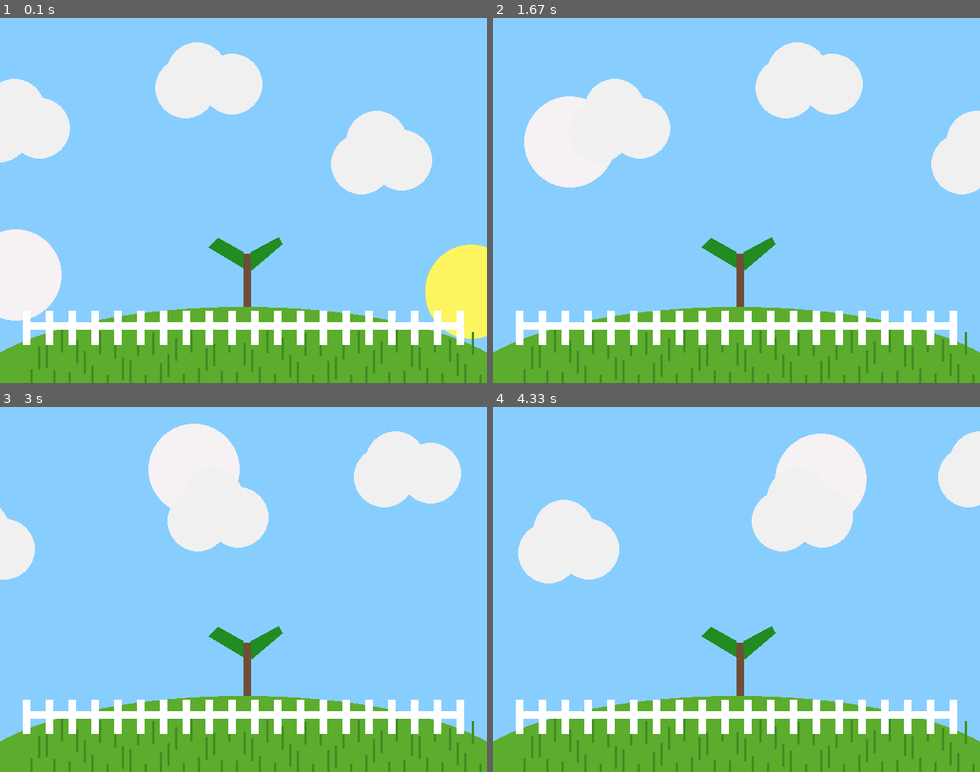
Above: before the commit, frames 1-4 (two rows, left to right).
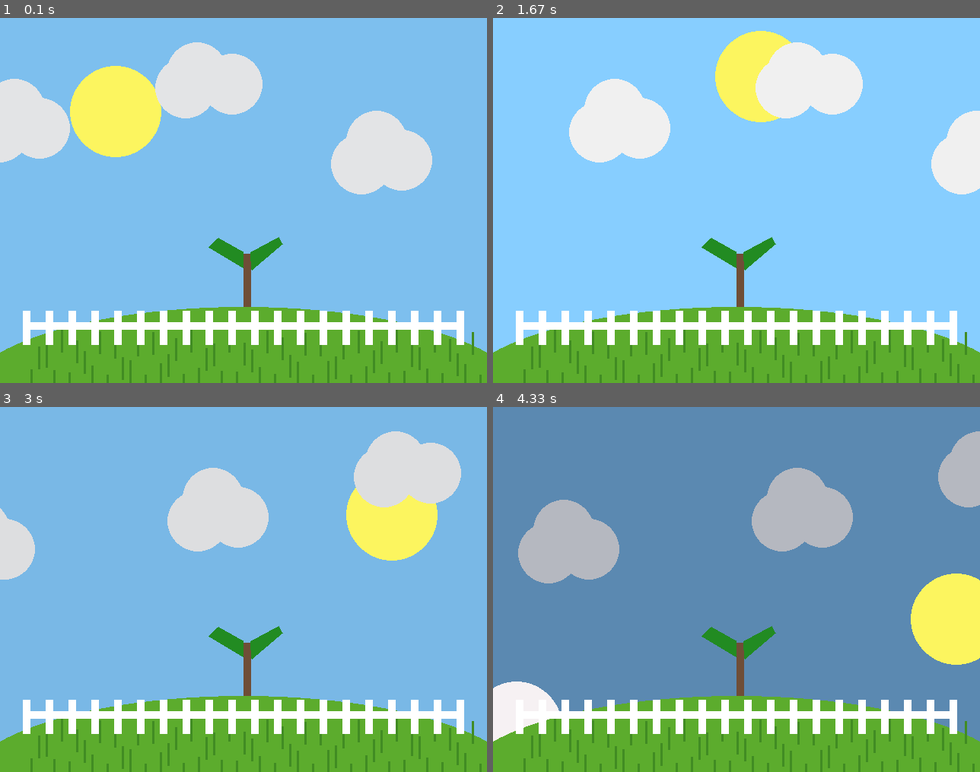
Above: after the commit, the same moments.

Repository: strcodingax/ics-classwork
Game: pygame game, started from Pygame/landscape.py
Same seed, same stepped clock (60 frames per second), same inputs: the game is played once before the commit and once after it.
Inputs:
- Up to frame 1 (0.1 s): no input
- Up to frame 2 (1.67 s): no input
- Up to frame 3 (3 s): no input
- Up to frame 4 (4.33 s): no input

The runs differ from the first frame. In frame 1, 8.7% of the frame differs, in the area x 0-100%, y 13-88%; in frame 2, 4.7%; in frame 3, 73%; in frame 4, 81%, in the area x 0-100%, y 0-92%.

Commit message:
Added gradient background and finished up the moon, also tested out more stuff

Diff:
--- a/Pygame/landscape.py
+++ b/Pygame/landscape.py
@@ -12,6 +12,14 @@
 
 screen = pygame.display.set_mode(SIZE)
 clock = pygame.time.Clock()
+# ---------------------------
+
+# Functions
+
+# Used to find gradient colors by finding the difference of the start and end RGB (one of them) values and dividing them by the number of steps
+# to get the number needed to increment each step and then multiply by the current step for when it's not the first step.
+def gradient_calc(start:int ,end:int, step_number:int, current_step:int):
+    return round(((start - end) / step_number) * current_step)
 
 # ---------------------------
 # Initialize global variables
@@ -27,13 +35,18 @@
 
 sun_x = 0
 sun_y = 0
-sun_angle = 0
-
+sun_angle = 180
 moon_x = 0
 moon_y = 0
 moon_angle = 0
 
 frames_passed = 0
+
+day_sky_color = (135, 206, 255)
+day_cloud_color = (240, 240 , 240)
+
+night_sky_color = (15 , 20 , 45)
+night_cloud_color = ( 80 , 90 , 110)
 
 sapling_leaf_left = [(319 , 307) , (319 , 328) , (274, 301) , (287,289)]
 sapling_leaf_right = [(331, 331) , (371,297) , (366,288) , (329,308)]
@@ -68,49 +81,61 @@
     if cloud_3_x >= WIDTH + 40:
         cloud_3_x = -102
 
+    # Moving the Sun
+
+    # Increment angle
+    sun_angle += 0.015
+
+    # Convert to radians because sin and cos need radians for some reason
+    sun_radians = math.radians(sun_angle)
+
+    # Finding out the coordinates for the next sun (300 and 275 make sure that the sun goes in a big circle)
+    sun_x = 320 + int(300 * math.cos(sun_angle))
+
+    sun_y = 350 + int(275 * math.sin(sun_angle))
+
+    # Moving the Moon
+
+    # Convert to radians because sin and cos need radians for some reason
+    moon_radians = math.radians(moon_angle)
+
+    # Make angle 180 degrees (pi) from the sun
+    moon_angle = sun_angle + math.pi
+
+    # Finding out the coordinates for the next sun (300 and 275 make sure that the sun goes in a big circle)
+    moon_x = 320 + int(300 * math.cos(moon_angle))
+
+    moon_y = 350 + int(275 * math.sin(moon_angle))
+
+    # We use a sin function for the oscillating effect (going up and down), and then we add one so that the max and min is not -1 and 1, but 0 and 2.
+    # Then, we divide by 2 to make the max 0 and 1. Lastly, we multiply by 100 to make it a range from 0 to 100.
+    gradient_step = int(((math.sin(sun_angle) + 1) / 2) * 100)
+
+    # Subtracts gradient_calc's result from the R,G or B value of the sky or cloud color during the day.
+    sky_r = day_sky_color[0] - gradient_calc(day_sky_color[0] , night_sky_color[0] , 100 , gradient_step)
+    sky_g = day_sky_color[1] - gradient_calc(day_sky_color[1] , night_sky_color[1] , 100 , gradient_step)
+    sky_b = day_sky_color[2] - gradient_calc(day_sky_color[2] , night_sky_color[2] , 100 , gradient_step)
+
+    cloud_r = day_cloud_color[0] - gradient_calc(day_cloud_color[0] , night_cloud_color[0] , 100 , gradient_step)
+    cloud_g = day_cloud_color[1] - gradient_calc(day_cloud_color[1] , night_cloud_color[1] , 100 , gradient_step)
+    cloud_b = day_cloud_color[2] - gradient_calc(day_cloud_color[2] , night_cloud_color[2] , 100 , gradient_step)
+
+    sky_color = (sky_r, sky_g, sky_b)
+    cloud_color = (cloud_r, cloud_g , cloud_b)
+
 
     # DRAWING
-    screen.fill((135, 206, 255))  # always the first drawing command
+    screen.fill((sky_color))  # always the first drawing command
 
     # Drawing the Sun
     sun_color = (252,245,95)
-    pygame.draw.circle(screen ,sun_color , (sun_x ,sun_y), 60)
-
-    # Moving the Sun
-
-    # Increment angle
-    sun_angle += 0.015
-
-    # Convert to radians because sin and cos need radians for some reason
-    sun_radians = math.radians(sun_angle)
-
-    # Finding out the coordinates for the next sun (300 and 275 make sure that the sun goes in a big circle)
-    sun_x = 320 + int(300 * math.cos(sun_angle))
-
-    sun_y = 350 + int(275 * math.sin(sun_angle))
-
-    # Drawing the Sun
-    sun_color = (252,245,95)
-    pygame.draw.circle(screen ,sun_color , (sun_x ,sun_y), 60)
-
-    # Moving the Moon
-
-    # Make angle 180 degrees (pi) from the sun
-    moon_angle = sun_angle + math.pi
-
-    # Convert to radians because sin and cos need radians for some reason
-    moon_radians = math.radians(moon_angle)
-
-    # Finding out the coordinates for the next sun (300 and 275 make sure that the sun goes in a big circle)
-    moon_x = 320 + int(300 * math.cos(moon_angle))
-
-    moon_y = 350 + int(275 * math.sin(moon_angle))
+    pygame.draw.circle(screen , sun_color , (sun_x ,sun_y), 60)
 
     # Drawing the Moon
     moon_color = (246,241,243)
     pygame.draw.circle(screen , moon_color , (moon_x , moon_y), 60)
 
-    # Tree (not grown)
+    # Sapling
     sapling_bark_color = ( 111 , 78 , 55 )
     sapling_leaves_color = ( 34 , 139 , 34 )
 
@@ -141,7 +166,6 @@
         pygame.draw.circle(screen, tree_leaves_color , (330 , 241), 40)
 
     # Cloud 1
-    cloud_color = (240,240,240)
     pygame.draw.circle(screen, cloud_color , (cloud_1_x , cloud_1_y), 40)
     pygame.draw.circle(screen, cloud_color , (cloud_1_x + 46 , cloud_1_y + 15), 40)
     pygame.draw.circle(screen, cloud_color , (cloud_1_x - 15 , cloud_1_y + 20), 40)
@@ -186,5 +210,4 @@
     frames_passed += 1
     #---------------------------
 
-
 pygame.quit()
--- a/test.py
+++ b/test.py
@@ -1,2 +1,7 @@
-import pygame.examples.aliens as aliens
-aliens.main()
+import math
+
+def gradient_calc(start:int ,end:int, step_number:int, current_step:int):
+        return math.ceil(((start - end) / step_number) * current_step)
+
+
+print(f"{gradient_calc(751,380,10,4)}")
